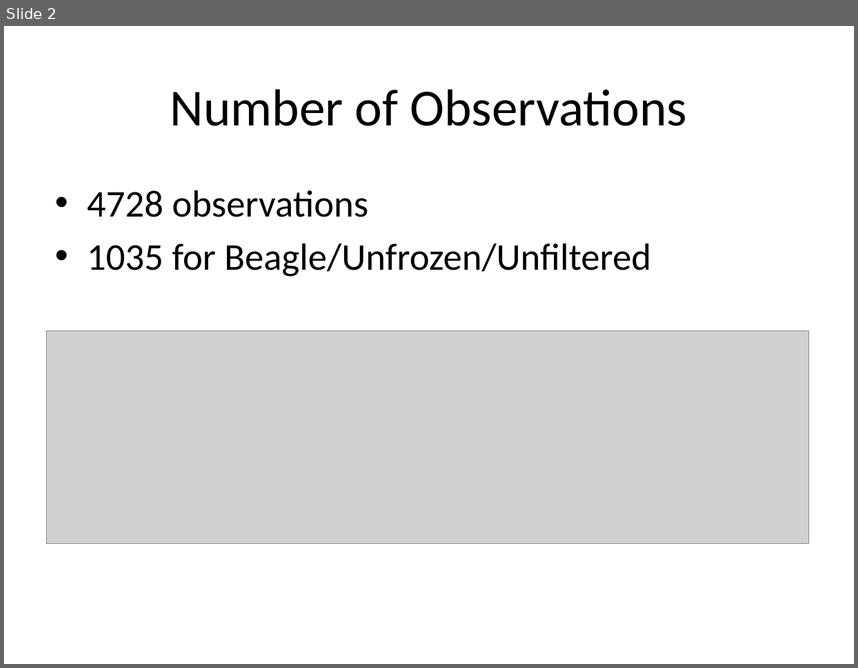
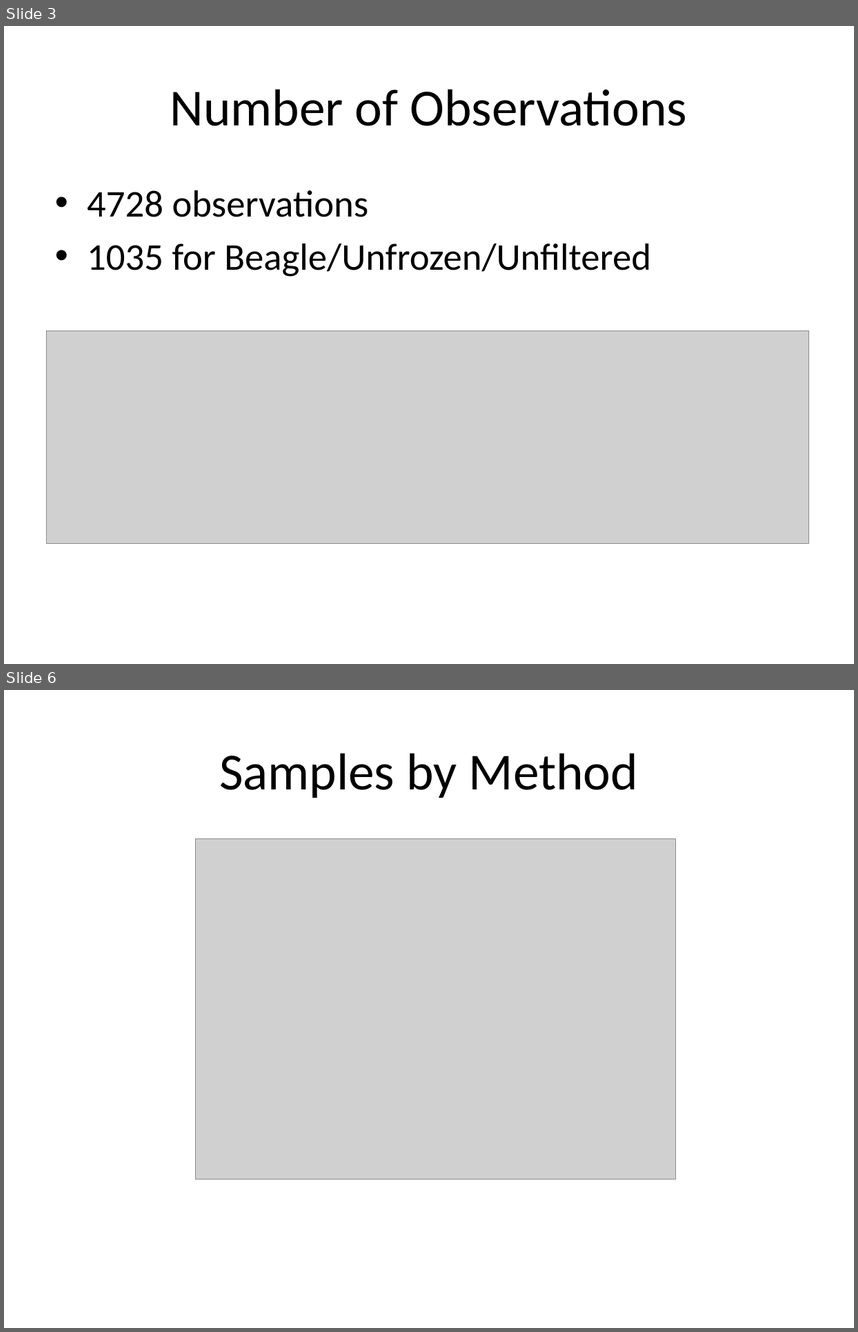
Before and after one commit to willbmisled/Reg1Cyano, a slide deck: Data2014/Analysis20150115.pptx. Shown one above the other, each under a label of ours: slide 2 before the commit, slides 3 and 6 after it; the slides between them are not shown. The pictures are 858x668 and 858x1332 pixels, drawn with LibreOffice and Linux fonts; fonts in the diff are those of the drawing; grey boxes stand for pictures. Boxes give left, top, right and bottom in pixels: in the first picture for what was removed or moved away, otherwise in the second. Text is boxed around its words. In the diff, an @@ line names an element or a change of style, - is before the commit and + after.

```diff
--- a/Data2014/Analysis20150115.pptx
+++ b/Data2014/Analysis20150115.pptx
@@ slide 6 added at (x1=4, y1=690, x2=854, y2=1328), background #FFFFFF @@
@@ title added at (x1=219, y1=753, x2=638, y2=798), 44 pt, text #000000 @@
+Samples by Method
@@ picture added at (x1=195, y1=839, x2=675, y2=1179) @@
@@ what was slide 2 is now slide 3 @@
```
Also in this commit, not shown: 6 other slides added, 2 other files.
